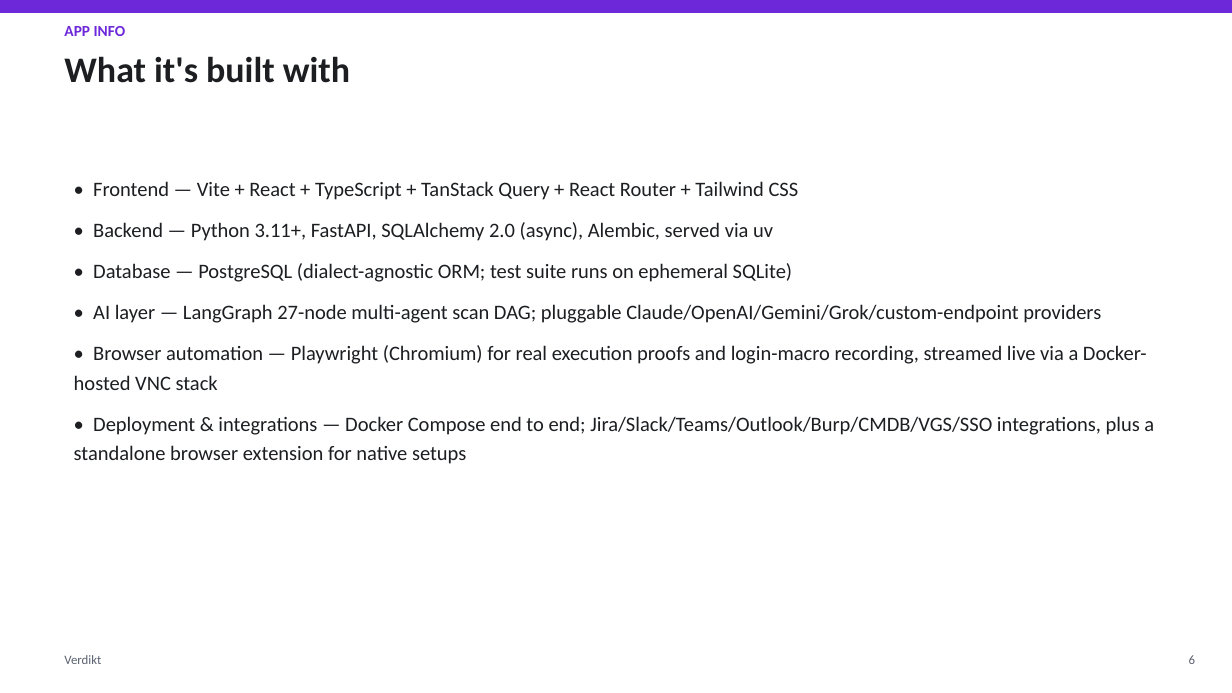
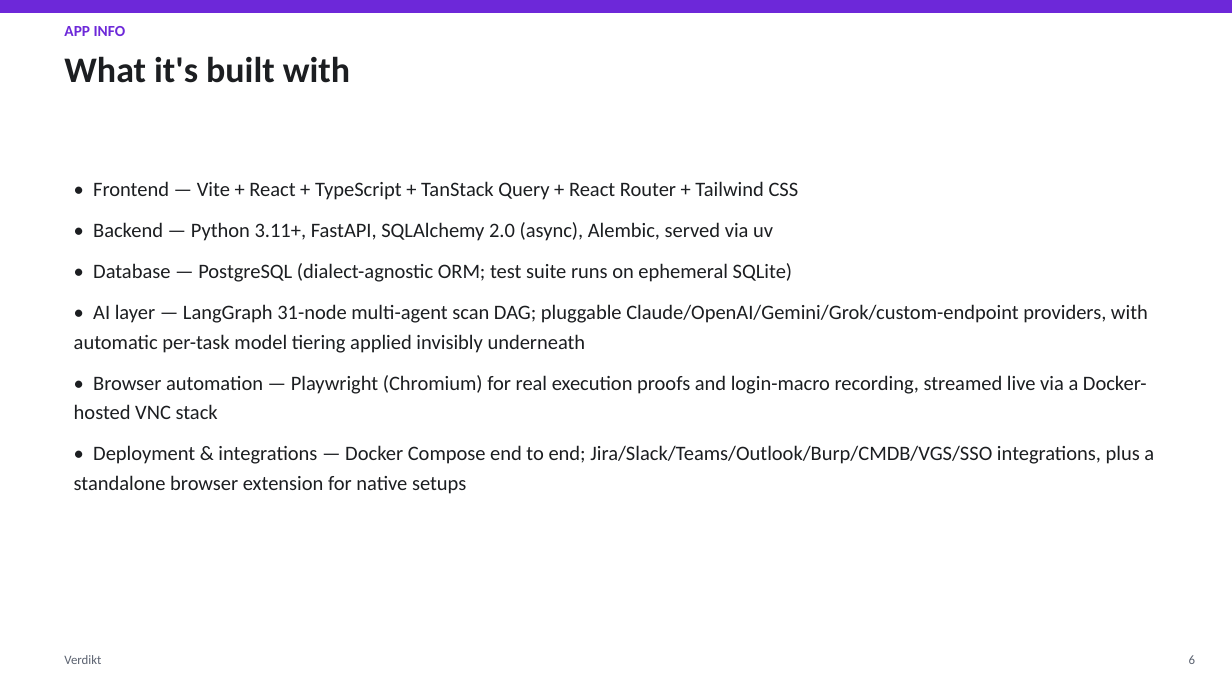
Before and after one commit to mudigondabhanu85/verdikt, a slide deck: slide 6 of docs/architecture-overview/Verdikt_Presentation.pptx. Drawn at 1232x693 pixels with LibreOffice and Linux fonts; fonts in the diff are those of the drawing. Boxes give left, top, right and bottom in pixels: in the first picture for what was removed or moved away, otherwise in the second. Text is boxed around its words. In the diff, an @@ line names an element or a change of style, - is before the commit and + after.

```diff
--- a/docs/architecture-overview/Verdikt_Presentation.pptx
+++ b/docs/architecture-overview/Verdikt_Presentation.pptx
@@ text at box(74, 304, 1148, 353): text changed @@
-• AI layer — LangGraph 27-node multi-agent scan DAG; pluggable Claude/OpenAI/Gemini/Grok/custom-endpoint providers
+• AI layer — LangGraph 31-node multi-agent scan DAG; pluggable Claude/OpenAI/Gemini/Grok/custom-endpoint providers, with automatic per-task model tiering applied invisibly underneath
```
Also in this commit, not shown: 11 other slides changed, 13 other files.
